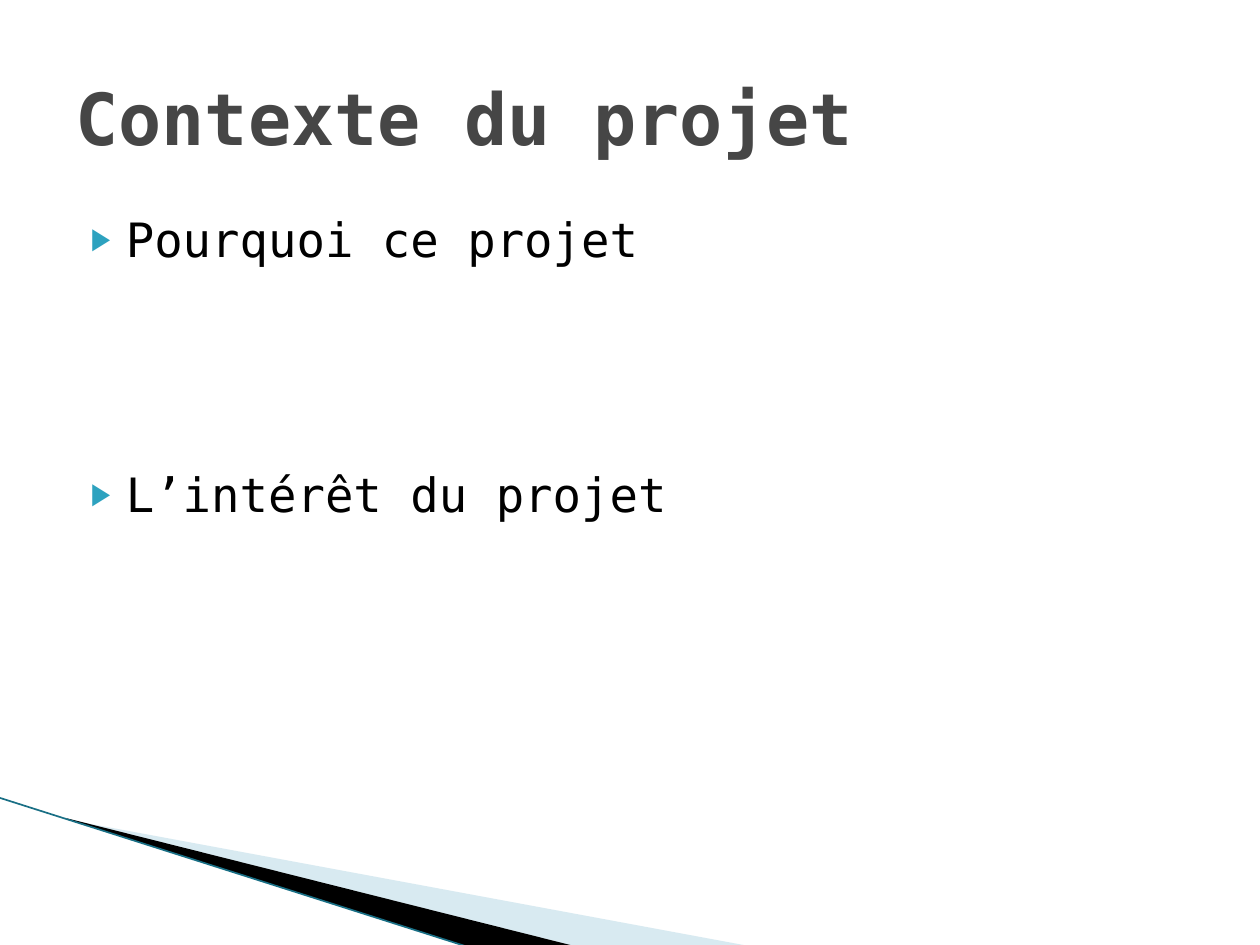
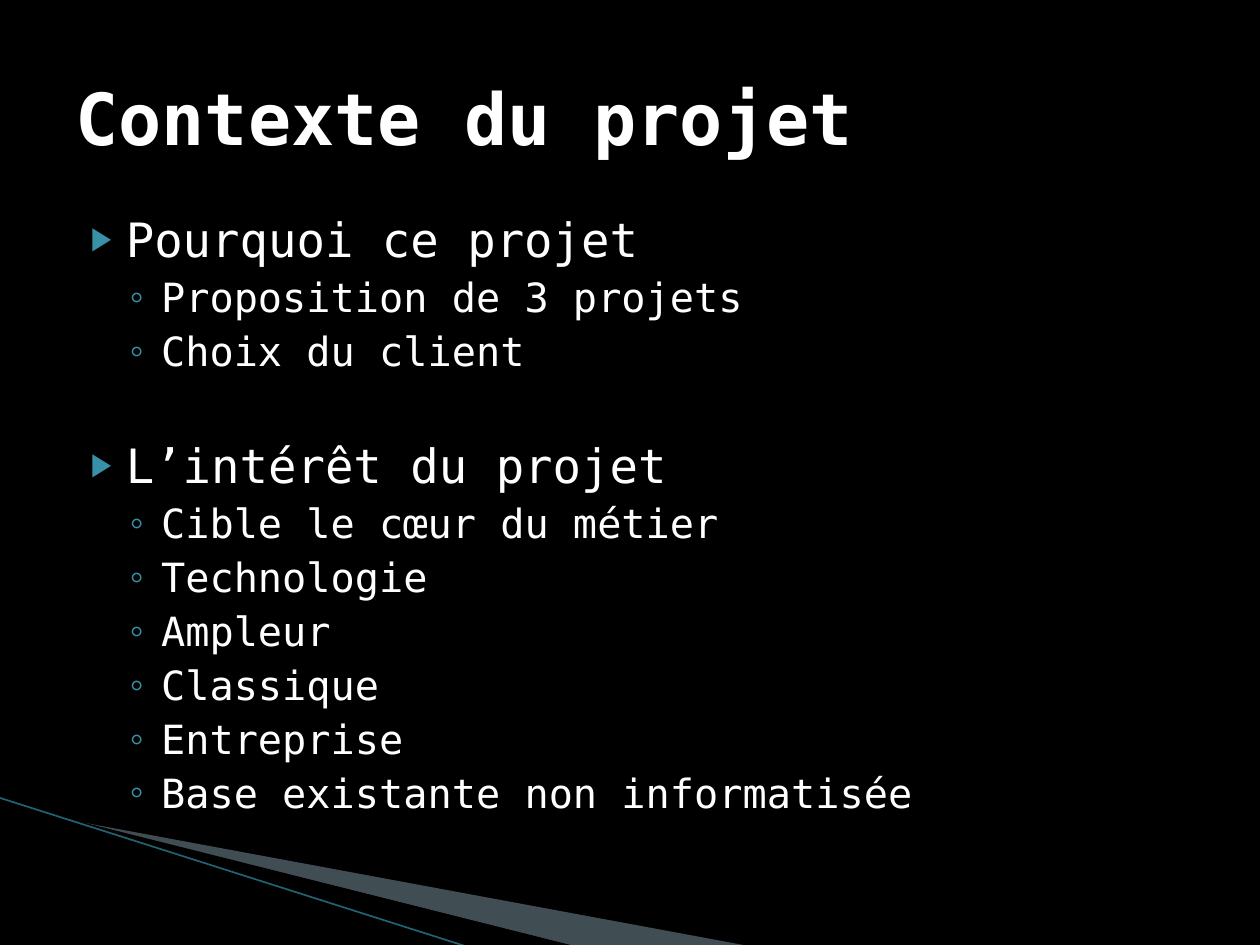
Before and after one commit to AurelienHarle/SuiviStagiaire, a slide deck: slide 6 of doc/Rapport de stage/Presentation suivi de stagiaire.pptx (slide 5 before the commit). Drawn at 1260x945 pixels with LibreOffice and Linux fonts; fonts in the diff are those of the drawing; background and template pictures are left out. Boxes give left, top, right and bottom in pixels: in the first picture for what was removed or moved away, otherwise in the second. Text is boxed around its words. In the diff, an @@ line names an element or a change of style, - is before the commit and + after.

```diff
--- a/doc/Rapport de stage/Presentation suivi de stagiaire.pptx
+++ b/doc/Rapport de stage/Presentation suivi de stagiaire.pptx
@@ background #FFFFFF to picture (left out) @@
@@ title "Contexte du projet" at bbox=[75, 87, 853, 160]: text colour #464646 to #FFFFFF @@
@@ text at bbox=[126, 221, 667, 493]: text colour #000000 to #FFFFFF in "Pourquoi ce projet", "L’intérêt du projet"; bullet colour #2DA2BF to #3891A7 @@
@@ text at bbox=[161, 281, 743, 367]: paragraphs added @@
+  ◦ Proposition de 3 projets
+  ◦ Choix du client
@@ text at bbox=[161, 505, 912, 809]: paragraphs added @@
+  ◦ Cible le cœur du métier
+  ◦ Technologie
+  ◦ Ampleur
+  ◦ Classique
+  ◦ Entreprise
+  ◦ Base existante non informatisée
@@ freeform shape at bbox=[98, 689, 622, 888]: fill #A0CBDC at 40% opacity to #A3C2CE at 40% opacity @@
@@ line (0, 798) - (467, 945): stroke #97C5D8 0.95 pt to #9ABCC9 0.95 pt @@
```
Also in this commit, not shown: 4 other slides changed, 12 slides added, 3 slides removed, 21 other files.
